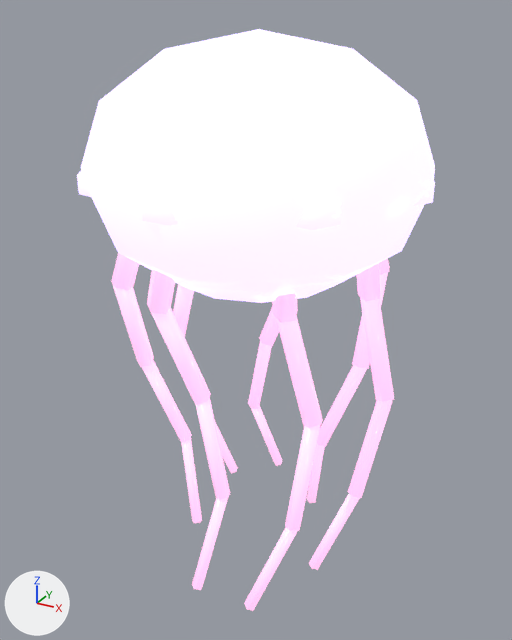
The glTF model frontend/public/models/xy_beach_jelly.glb as it was, and as the next commit left it.
The view is the same before and after, from a 50 mm lens placed at (1.35, -2.47, 0.57), pointed at (0.0, -0.01, -0.66). Lighting does not change. The marker at lower left points along +X, +Y and +Z. The picture after the commit comes second.

Before the edit, the objects in view are built like this:
```python
mat_emissive_bell = principled_material('Emissive_Bell')
mat_emissive_bell.base_color = (0.521, 0.392, 0.871)  # purple #bfa8f0
mat_emissive_bell.roughness = 0.2
mat_emissive_bell.emission_color = (0.584, 0.468, 1.0)  # purple #c9b6ff
mat_emissive_bell.emission_strength = 1.7
mat_emissive_tent = principled_material('Emissive_Tent')
mat_emissive_tent.base_color = (0.871, 0.392, 0.658)  # pink #f0a8d4
mat_emissive_tent.roughness = 0.2
mat_emissive_tent.emission_color = (1.0, 0.468, 0.745)  # pink #ffb6e0
mat_emissive_tent.emission_strength = 1.1
me_jelly = bpy.data.meshes.new('Jelly')
me_jelly.from_pydata(...)  # 489 vertices, 872 faces; spans x -0.7..0.7, y -0.7..0.7, z -1.77..0.5
# faces by material slot: [312, 560]
me_jelly.materials.append(mat_emissive_bell)  # purple #bfa8f0, glowing purple #c9b6ff
me_jelly.materials.append(mat_emissive_tent)  # pink #f0a8d4, glowing pink #ffb6e0
ob_jelly = bpy.data.objects.new('Jelly', me_jelly)
ob_jelly.location = (0.0, 0.0, 0.0)
```
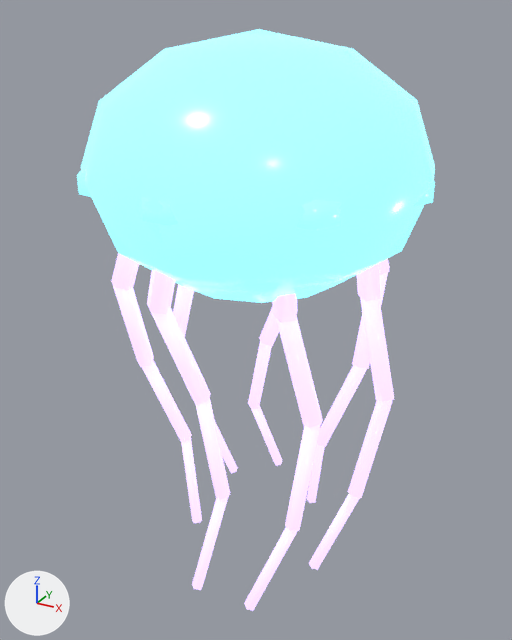
Diff of the bpy script that builds the scene:
```diff
--- a/frontend/public/models/xy_beach_jelly.glb.py
+++ b/frontend/public/models/xy_beach_jelly.glb.py
@@ mat_emissive_bell @@
 mat_emissive_bell = principled_material('Emissive_Bell')
-mat_emissive_bell.base_color = (0.521, 0.392, 0.871)  # purple #bfa8f0
+mat_emissive_bell.base_color = (0.114, 0.687, 1.0)  # cyan #5fd8ff
 mat_emissive_bell.roughness = 0.2
-mat_emissive_bell.emission_color = (0.584, 0.468, 1.0)  # purple #c9b6ff
-mat_emissive_bell.emission_strength = 1.7
+mat_emissive_bell.emission_color = (0.242, 0.863, 1.0)  # cyan #87efff
+mat_emissive_bell.emission_strength = 1.45
@@ mat_emissive_tent @@
 mat_emissive_tent.roughness = 0.2
-mat_emissive_tent.emission_color = (1.0, 0.468, 0.745)  # pink #ffb6e0
-mat_emissive_tent.emission_strength = 1.1
+mat_emissive_tent.emission_color = (0.638, 0.485, 1.0)  # purple #d1b9ff
+mat_emissive_tent.emission_strength = 1.45
```

What differs and where, as boxes [x1, y1, x2, y2] in the pictures (512 x 640 px):
'Jelly', recoloured, surface changed: [77, 29, 435, 611] in both
